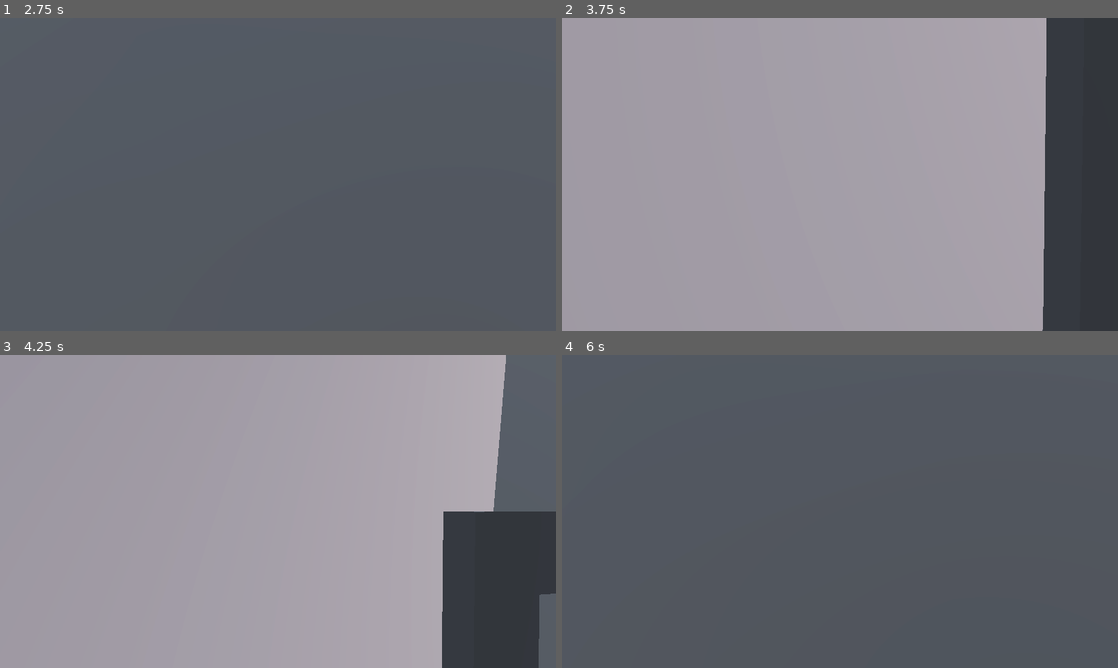
Above: before the commit, frames 1-4 (two rows, left to right).
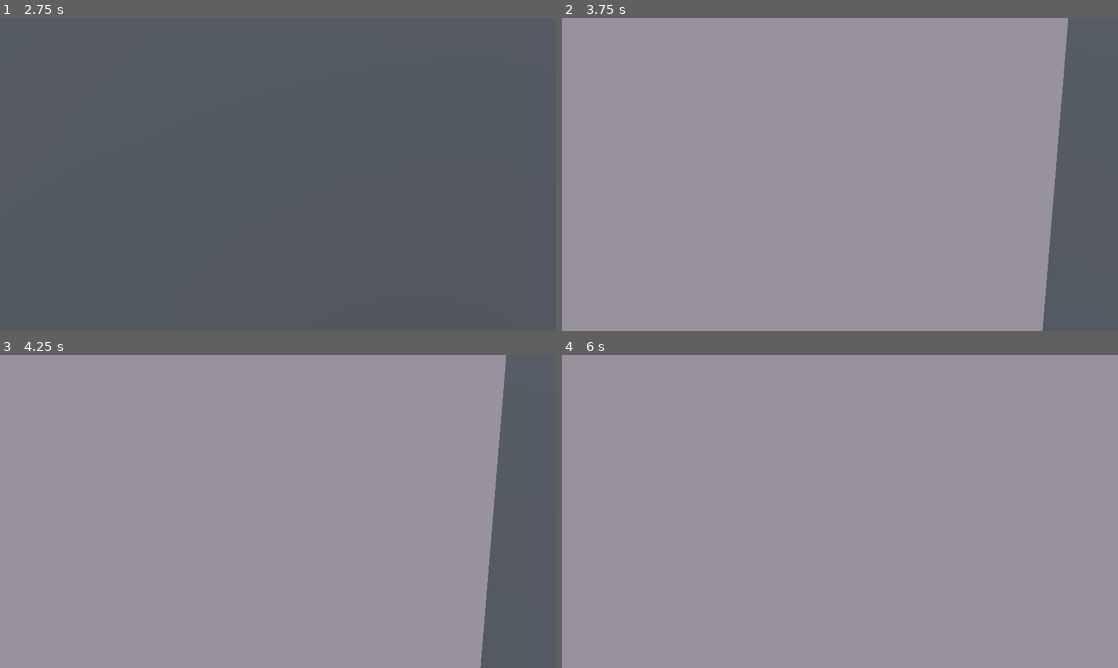
Above: after the commit, the same moments.

Repository: Matteo-Grellier/Dont-go-through-that-door
Game: Godot game, scene res://Scenes/Mathéo/dev_rooms.tscn
Same seed, same stepped clock (60 frames per second), same inputs: the game is played once before the commit and once after it. This scene is started directly instead of the project's main scene. Sound files missing from this copy of the repository are replaced by a short silence.
Inputs (mouse positions are in pixels of both pictures, inside the frame that each line leads up to):
- Up to frame 1 (2.75 s): tap Enter (ui_accept) at 0.5, 0.77, 1.25, 1.52, 2 s; move the mouse to (305, 174) at 0.52 s; hold W (forward) from 0.53 s (still down); click (305, 174) at 0.6 s; move the mouse to (250, 174) at 1.27 s; click (250, 174) at 1.35 s; move the mouse to (289, 168) at 2.02 s; click (289, 168) at 2.1 s
- Up to frame 2 (3.75 s): keep holding W (forward); tap Enter (ui_accept) at 2.75, 3.02, 3.5 s; move the mouse to (834, 180) at 2.77 s; click (834, 180) at 2.85 s; move the mouse to (878, 177) at 3.52 s; click (878, 177) at 3.6 s
- Up to frame 3 (4.25 s): keep holding W (forward); tap Enter (ui_accept) at 3.77 s
- Up to frame 4 (6 s): move the mouse to (795, 508) at 4.27 s; click (795, 508) at 4.35 s; tap Enter (ui_accept) at 4.52, 5 s; move the mouse to (845, 511) at 5.02 s; click (845, 511) at 5.1 s; move the mouse to (817, 505) at 5.77 s; release W (forward) at 5.78 s; hold D (right) from 5.78 s (still down); click (817, 505) at 5.85 s

Frame 1 is identical in both runs. In frame 2, 13% of the frame differs, in the area x 86-100%, y 0-100%; in frame 3, 13%; in frame 4, 100%, in the area x 0-100%, y 0-100%.

Commit message:
:world_map: finish room 1

Diff:
--- a/Scenes/Mathéo/dev_rooms.tscn
+++ b/Scenes/Mathéo/dev_rooms.tscn
@@ -1,6 +1,6 @@
 [gd_scene load_steps=6 format=3 uid="uid://dlkhi6wawqmno"]
 
-[ext_resource type="PackedScene" uid="uid://caoeegfq7tu2e" path="res://Scenes/room_1.tscn" id="1_cdtqx"]
+[ext_resource type="PackedScene" uid="uid://caoeegfq7tu2e" path="res://Scenes/Rooms/RoomOne.tscn" id="1_cdtqx"]
 [ext_resource type="PackedScene" uid="uid://13lmgnknxpgw" path="res://Scenes/Player.tscn" id="2_c5pk4"]
 
 [sub_resource type="ProceduralSkyMaterial" id="ProceduralSkyMaterial_tvpu1"]
--- a/Scenes/room_1.tscn
+++ b/Scenes/Rooms/RoomOne.tscn
@@ -1,9 +1,9 @@
 [gd_scene load_steps=17 format=3 uid="uid://caoeegfq7tu2e"]
 
 [ext_resource type="PackedScene" uid="uid://b020vwlof58o8" path="res://Scenes/speaker.tscn" id="1_7aw8r"]
-[ext_resource type="PackedScene" uid="uid://coykfm8cksa8b" path="res://Scenes/light.tscn" id="1_7th6s"]
+[ext_resource type="PackedScene" uid="uid://dqs73dcu3a4qv" path="res://Scenes/light.tscn" id="1_7th6s"]
 [ext_resource type="PackedScene" uid="uid://dnn52v1igl1sx" path="res://Scenes/door.tscn" id="1_iwycq"]
-[ext_resource type="Script" path="res://Scripts/room_1.gd" id="1_kreij"]
+[ext_resource type="Script" path="res://Scripts/RoomOne.gd" id="1_udxsx"]
 [ext_resource type="FontFile" uid="uid://nf4hj6b6g8di" path="res://Ressources/Fonts/Lexend-ExtraBold.ttf" id="2_inx3q"]
 [ext_resource type="Material" uid="uid://bdqe31xmn3pqy" path="res://Ressources/Materials/floor_mat.tres" id="3_0pl6j"]
 [ext_resource type="Material" uid="uid://d1rhmi4070sgl" path="res://Ressources/Materials/spawn_room_wall.tres" id="3_bfuwq"]
@@ -36,10 +36,10 @@
 font = ExtResource("9_q00qq")
 
 [node name="RoomOne" type="Node3D"]
-script = ExtResource("1_kreij")
+script = ExtResource("1_udxsx")
 
 [node name="Frame" type="MeshInstance3D" parent="."]
-transform = Transform3D(1, 0, 0, 0, 1, 0, 0, 0, 1, 4.00295, 2.90853, -14.8454)
+transform = Transform3D(1, 0, 0, 0, 1, 0, 0, 0, 1, 1.00295, 2.90853, -14.8454)
 visible = false
 mesh = SubResource("BoxMesh_p6l8i")
 
@@ -71,37 +71,40 @@
 horizontal_alignment = 1
 
 [node name="Light" parent="." instance=ExtResource("1_7th6s")]
-transform = Transform3D(0.7, 0, 0, 0, 0.7, 0, 0, 0, 0.7, 0, 3.8, -8)
+transform = Transform3D(0.7, 0, 0, 0, 0.7, 0, 0, 0, 0.7, -3, 3.8, -8)
 
 [node name="SpotLight3D3" type="SpotLight3D" parent="."]
-transform = Transform3D(1, 0, 0, 0, -4.37114e-08, 1, 0, -1, -4.37114e-08, 4.01954, 4.48226, -14.7514)
+transform = Transform3D(1, 0, 0, 0, -4.37114e-08, 1, 0, -1, -4.37114e-08, 1.01954, 4.48226, -14.7514)
 spot_angle_attenuation = 3.86
 
 [node name="SpotLight3D4" type="SpotLight3D" parent="."]
-transform = Transform3D(1, 0, 0, 0, -4.37114e-08, 1, 0, -1, -4.37114e-08, -3.98046, 4.48226, -14.7514)
+transform = Transform3D(1, 0, 0, 0, -4.37114e-08, 1, 0, -1, -4.37114e-08, -6.98046, 4.48226, -14.7514)
 spot_angle_attenuation = 3.86
 
 [node name="Ceiling" type="MeshInstance3D" parent="."]
-transform = Transform3D(1, 0, 0, 0, 1, 0, 0, 0, 1, 0, 3.9, -7.5)
+transform = Transform3D(1, 0, 0, 0, 1, 0, 0, 0, 1, -3, 3.9, -7.5)
 mesh = SubResource("BoxMesh_n6vxj")
 
 [node name="Speaker" parent="." instance=ExtResource("1_7aw8r")]
-transform = Transform3D(0.4, 0, 0, 0, 0.4, 0, 0, 0, 0.4, 0, 3, -14.7031)
+transform = Transform3D(0.4, 0, 0, 0, 0.4, 0, 0, 0, 0.4, -3, 3, -14.7031)
 audio_sources = Array[AudioStream]([ExtResource("5_marmv")])
 audio_subtitles = Array[String](["What ever you do, don't go through the left door."])
 
 [node name="Door" parent="." instance=ExtResource("1_iwycq")]
-transform = Transform3D(1, 0, 0, 0, 1, 0, 0, 0, 1, -4, 0, -14.95)
+transform = Transform3D(1, 0, 0, 0, 1, 0, 0, 0, 1, -7, 0, -14.95)
 default_color = Color(0.976471, 0.878431, 0.815686, 1)
+whats_behind_the_door = "DeathRoom"
 door_text = "Right door"
 is_good = true
 
 [node name="Door2" parent="." instance=ExtResource("1_iwycq")]
-transform = Transform3D(1, 0, 0, 0, 1, 0, 0, 0, 1, 4, 0, -14.95)
+transform = Transform3D(1, 0, 0, 0, 1, 0, 0, 0, 1, 1, 0, -14.95)
 default_color = Color(0.976471, 0.878431, 0.815686, 1)
+whats_behind_the_door = "DeathRoom"
 door_text = "Left Door"
 
 [node name="Floor" type="StaticBody3D" parent="."]
+transform = Transform3D(1, 0, 0, 0, 1, 0, 0, 0, 1, -3, 0, 0)
 
 [node name="MeshInstance3D" type="MeshInstance3D" parent="Floor"]
 transform = Transform3D(1, 0, 0, 0, 1, 0, 0, 0, 1, 0, 0, -7.5)
@@ -114,6 +117,7 @@
 shape = SubResource("BoxShape3D_1asw6")
 
 [node name="WallCombinerCSG" type="CSGCombiner3D" parent="."]
+transform = Transform3D(1, 0, 0, 0, 1, 0, 0, 0, 1, -3, 0, 0)
 use_collision = true
 
 [node name="CSGBox3D" type="CSGBox3D" parent="WallCombinerCSG"]
@@ -131,6 +135,16 @@
 size = Vector3(15, 4, 0.1)
 material = ExtResource("3_bfuwq")
 
+[node name="CSGBox3D6" type="CSGBox3D" parent="WallCombinerCSG"]
+transform = Transform3D(1, 0, 0, 0, 1, 0, 0, 0, 1, 0, 2, -0.05)
+size = Vector3(15, 4, 0.1)
+material = ExtResource("3_bfuwq")
+
+[node name="CSGBox3D7" type="CSGBox3D" parent="WallCombinerCSG"]
+transform = Transform3D(1, 0, 0, 0, 1, 0, 0, 0, 1, 3, 1.2, -0.15)
+operation = 2
+size = Vector3(1.45, 2.7, 0.3)
+
 [node name="CSGBox3D4" type="CSGBox3D" parent="WallCombinerCSG"]
 transform = Transform3D(1, 0, 0, 0, 1, 0, 0, 0, 1, 4.006, 1.2, -14.95)
 operation = 2
@@ -142,6 +156,8 @@
 size = Vector3(1.45, 2.7, 0.3)
 
 [node name="MeshInstance3D" type="MeshInstance3D" parent="."]
-transform = Transform3D(1, 0, 0, 0, 1, 0, 0, 0, 1, -3.99308, 1.99935, -14.8634)
+transform = Transform3D(1, 0, 0, 0, 1, 0, 0, 0, 1, -6.99308, 1.99935, -14.8634)
 visible = false
 mesh = SubResource("TextMesh_le68o")
+
+[connection signal="light_is_on" from="Light" to="." method="_on_light_light_is_on"]
--- a/Scenes/spawn_room.tscn
+++ b/Scenes/spawn_room.tscn
@@ -34,12 +34,13 @@
 [node name="LeftDoor" parent="." instance=ExtResource("2_ieb7m")]
 transform = Transform3D(1, 0, 0, 0, 1, 0, 0, 0, 1, -4, 0, -7.453)
 default_color = Color(0.976471, 0.878431, 0.815686, 1)
-whats_behind_the_door = "Room2"
+whats_behind_the_door = "RoomOne"
 is_good = true
 
 [node name="RightDoor" parent="." instance=ExtResource("2_ieb7m")]
 transform = Transform3D(1, 0, 0, 0, 1, 0, 0, 0, 1, 4, 0, -7.453)
 default_color = Color(0.976471, 0.878431, 0.815686, 1)
+whats_behind_the_door = ""
 
 [node name="Floor" type="StaticBody3D" parent="."]
 
--- a/Scripts/GameManager.gd
+++ b/Scripts/GameManager.gd
@@ -19,18 +19,16 @@
 
 		get_parent().get_node("GameScene").add_child(preload("res://Scenes/Player.tscn").instantiate())
 
-		ResourceLoader.load_threaded_request("res://Scenes/Rooms/Room2.tscn")
-		room_behind_the_door = "Room2"
-		room_node = get_node("../GameScene/SpawnRoom")
-		array_of_rooms_to_delete.append(room_node)
+		room_behind_the_door = "SpawnRoom"
+		get_all_doors_in_room()
 
 
 func get_all_doors_in_room():
 	room_node = get_node("../GameScene/"+room_behind_the_door)
 	for i in room_node.get_child_count():
 		if (room_node.get_child(i).is_in_group("Door")):
-			room_behind_the_door = room_node.get_child(i).get("whats_behind_the_door")
-			ResourceLoader.load_threaded_request("res://Scenes/Rooms/"+room_behind_the_door+".tscn")
+			var room_to_get = room_node.get_child(i).get("whats_behind_the_door")
+			ResourceLoader.load_threaded_request("res://Scenes/Rooms/"+room_to_get+".tscn")
 
 var door_node:Door
 
@@ -40,7 +38,7 @@
 		printerr("The door has no defined room")
 	else:
 		var next_room:Node3D = next_room_scene.instantiate()
-		door_node.closed_behind.connect(unload_last_room)
+		door_node.closed_behind.connect(_on_closed_behind)
 
 		get_parent().get_node("GameScene").add_child(next_room)
 		next_room.global_position = door_node.global_position
@@ -50,6 +48,10 @@
 
 var wait_two_rooms:int = 0
 
+func _on_closed_behind():
+	unload_last_room()
+	get_node("../GameScene/"+room_behind_the_door).start_room() # Call the start_room function in rooms script
+
 func unload_last_room():
 	if wait_two_rooms == 2:
 		array_of_rooms_to_delete[1].queue_free()
--- /dev/null
+++ b/Scripts/RoomOne.gd
@@ -0,0 +1,26 @@
+extends Node3D
+
+@onready var speaker = $Speaker
+
+# Called when the node enters the scene tree for the first time.
+func _ready():
+	($SpotLight3D3 as SpotLight3D).light_energy = 0
+	($SpotLight3D4 as SpotLight3D).light_energy = 0
+
+
+# Called every frame. 'delta' is the elapsed time since the previous frame.
+func _process(delta):
+	pass
+
+# WARNING: This function is really important in Rooms Script
+func start_room():
+	($SpotLight3D4 as SpotLight3D).light_energy = 1
+	($SpotLight3D3 as SpotLight3D).light_energy = 1
+	($Light as NeonLight).swhitch_lights_on(6)
+
+func trigger_sound():
+	speaker.play_audio(0)
+
+
+func _on_light_light_is_on():
+	trigger_sound()
--- a/Scripts/room_1.gd
+++ /dev/null
@@ -1,15 +0,0 @@
-extends Node3D
-
-@onready var speaker = $Speaker
-
-# Called when the node enters the scene tree for the first time.
-func _ready():
-	pass
-
-
-# Called every frame. 'delta' is the elapsed time since the previous frame.
-func _process(delta):
-	pass
-
-func trigger_sound():
-	speaker.play_audio(0)
